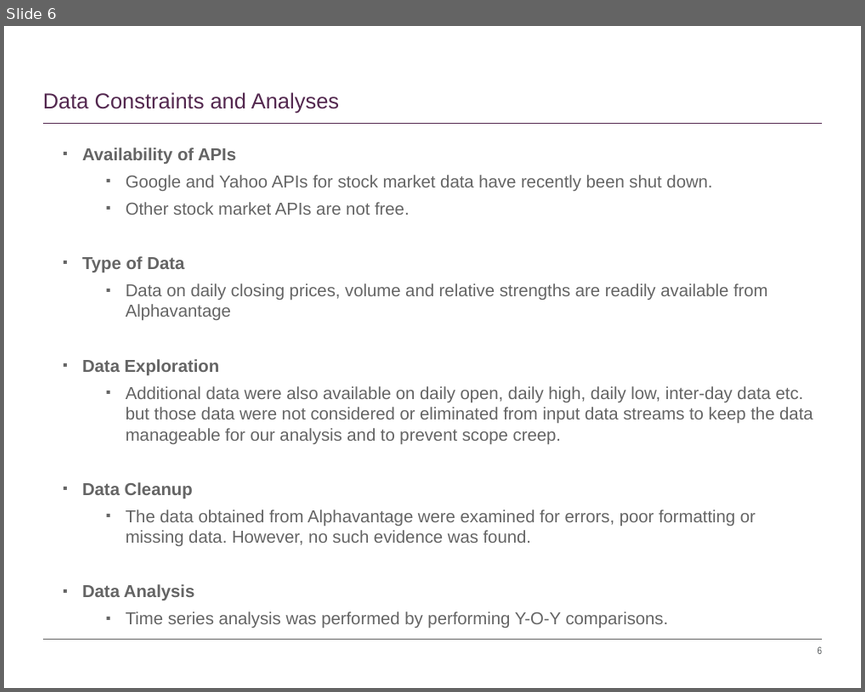
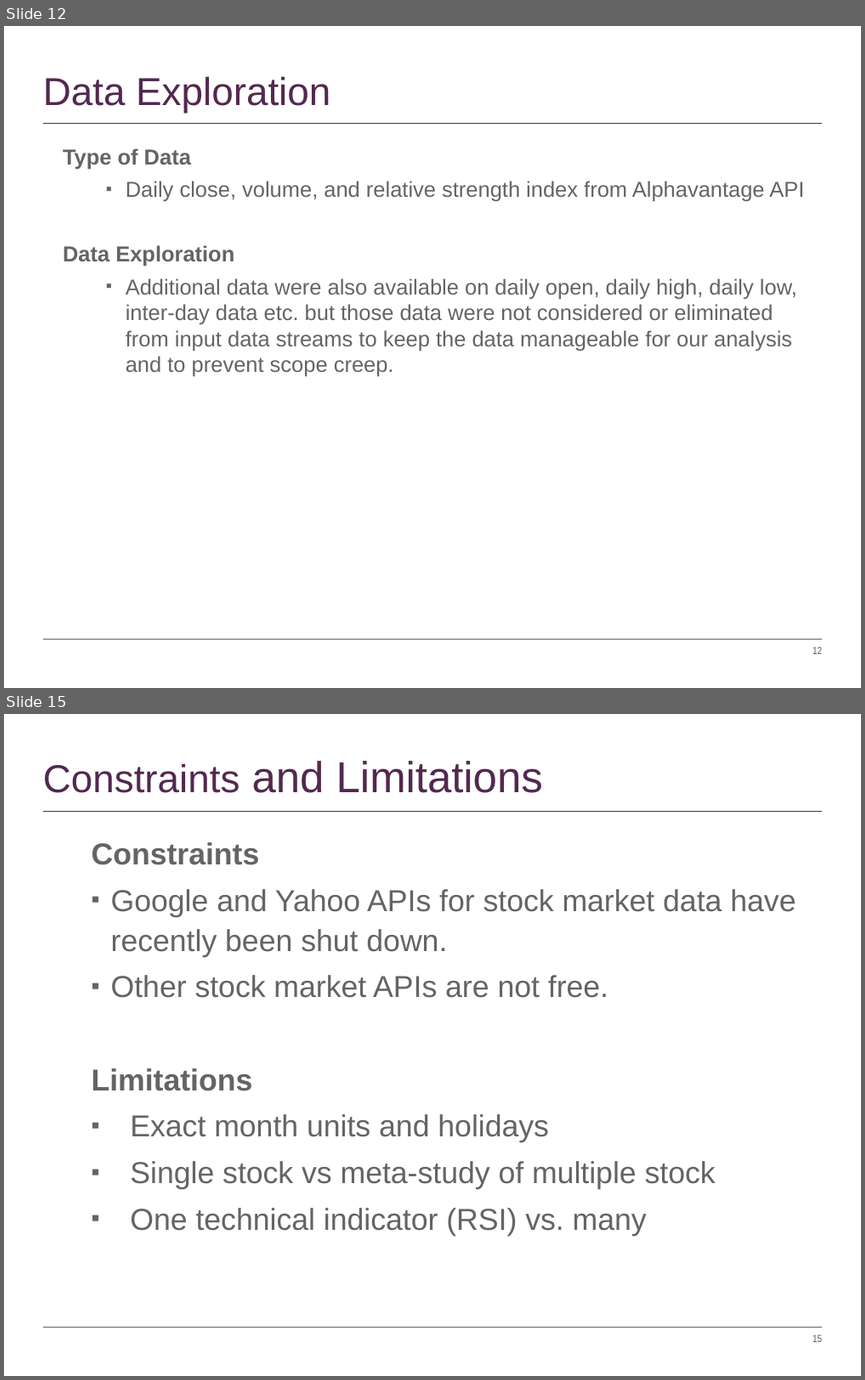
Before and after one commit to timothyyu/pr1-apple-stock-analysis, a slide deck: DataScience Project-One_Rutgers.pptx. Shown one above the other, each under a label of ours: slide 6 before the commit, slides 12 and 15 after it; the slides between them are not shown. The pictures are 865x692 and 865x1380 pixels, drawn with LibreOffice and Linux fonts; fonts in the diff are those of the drawing. Boxes give left, top, right and bottom in pixels: in the first picture for what was removed or moved away, otherwise in the second. Text is boxed around its words. In the diff, an @@ line names an element or a change of style, - is before the commit and + after.

```diff
--- a/DataScience Project-One_Rutgers.pptx
+++ b/DataScience Project-One_Rutgers.pptx
@@ slide 15 added at [4, 714, 861, 1376], background #FFFFFF; not listed: 3 template elements that a slide beside it also shows @@
@@ title added at [43, 761, 543, 793], 40 pt, text #53284F @@
+Constraints and Limitations
@@ text added at [92, 842, 795, 1236], 28 pt, text #646464 @@
+Constraints
+▪ Google and Yahoo APIs for stock market data have recently been shut down.
+▪ Other stock market APIs are not free.
+Limitations
+▪ Exact month units and holidays
+▪ Single stock vs meta-study of multiple stock
+▪ One technical indicator (RSI) vs. many
@@ what was slide 6 is now slide 12 @@
@@ slide 12 changed as well @@
@@ title at [43, 76, 330, 113]: text changed; size 20 to 36 pt @@
-Data Constraints and Analyses
+Data Exploration
@@ text at [63, 148, 797, 377]: size 16 to 20 pt in "Type of Data", "Data Exploration", "Additional data were also available on daily ..."; bullet ▪ to none @@
@@ text at [82, 148, 712, 215]: paragraphs removed @@
-▪ Availability of APIs
-  ▪ Google and Yahoo APIs for stock market data have recently been shut down.
-  ▪ Other stock market APIs are not free.
@@ text at [126, 181, 804, 201]: text changed; size 16 to 20 pt @@
-  ▪ Data on daily closing prices, volume and relative strengths are readily available from Alphavantage
+  ▪ Daily close, volume, and relative strength index from Alphavantage API
@@ text at [82, 482, 755, 628]: paragraphs removed @@
-▪ Data Cleanup
-  ▪ The data obtained from Alphavantage were examined for errors, poor formatting or missing data. However, no such evidence was found.
-▪ Data Analysis
-  ▪ Time series analysis was performed by performing Y-O-Y comparisons.
@@ page number at [812, 646, 822, 654]: text changed @@
-6
+12
```
Also in this commit, not shown: 6 other slides changed, 9 other slides added, 1 slide removed.
